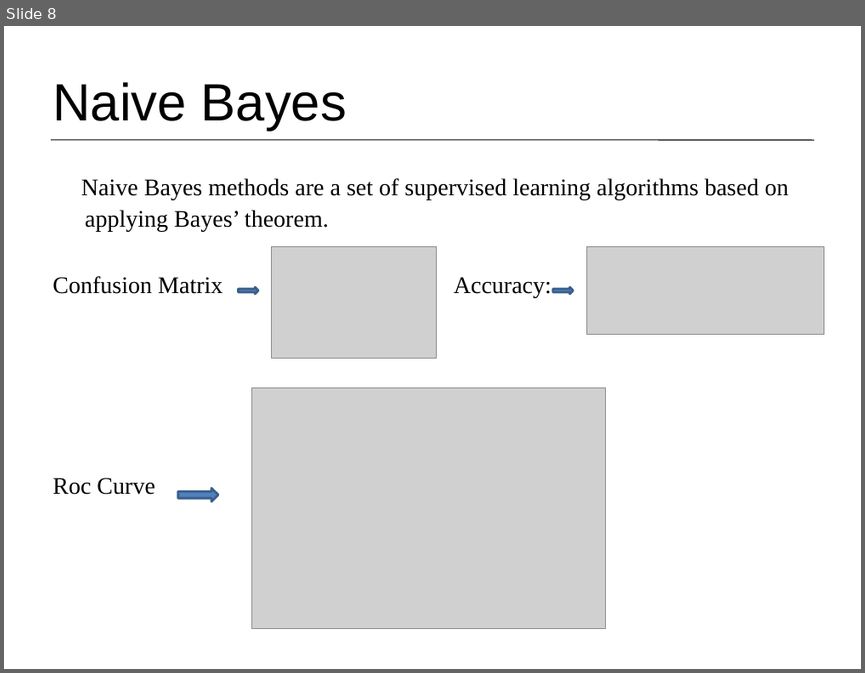
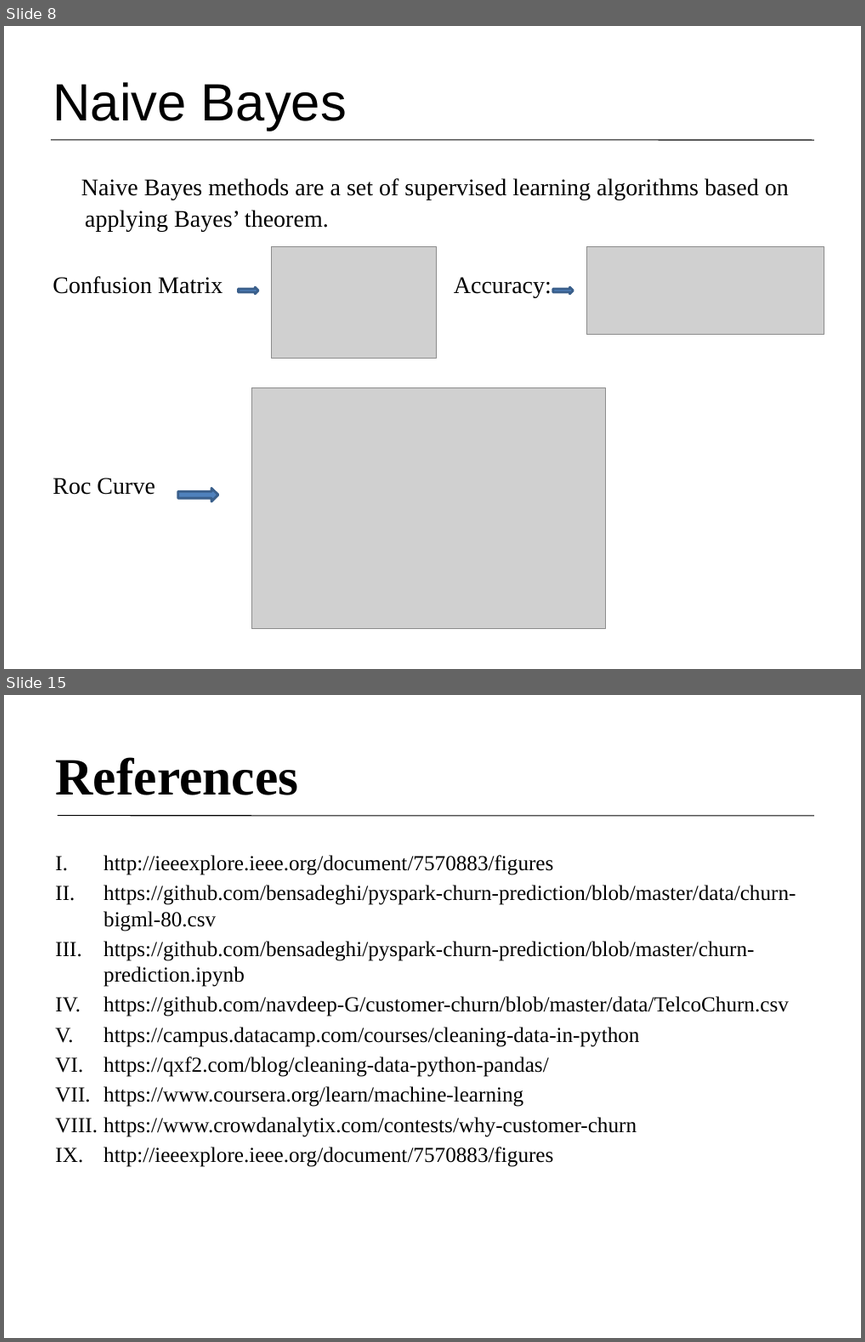
Before and after one commit to Customer-Churn-Prediction/Project-Machine-Learning, a slide deck: Customer Churn Prediction In Telecom Industry.pptx. Shown one above the other, each under a label of ours: slide 8 before the commit, slides 8 and 15 after it; the slides between them are not shown. The pictures are 865x673 and 865x1342 pixels, drawn with LibreOffice and Linux fonts; fonts in the diff are those of the drawing; grey boxes stand for pictures. Boxes give left, top, right and bottom in pixels: in the first picture for what was removed or moved away, otherwise in the second. Text is boxed around its words. In the diff, an @@ line names an element or a change of style, - is before the commit and + after.

```diff
--- a/Customer Churn Prediction In Telecom Industry.pptx
+++ b/Customer Churn Prediction In Telecom Industry.pptx
@@ slide 15 added at (x1=4, y1=695, x2=861, y2=1338), background #FFFFFF @@
@@ title added at (x1=55, y1=757, x2=298, y2=795), 44 pt, text #000000, bold @@
+References
@@ line added from (57, 816) to (814, 816), #000000 0.75 pt @@
@@ text added at (x1=103, y1=855, x2=795, y2=1167), 18 pt, text #000000 @@
+I. http://ieeexplore.ieee.org/document/7570883/figures
+II. https://github.com/bensadeghi/pyspark-churn-prediction/blob/master/data/churn-bigml-80.csv
+III. https://github.com/bensadeghi/pyspark-churn-prediction/blob/master/churn-prediction.ipynb
+IV. https://github.com/navdeep-G/customer-churn/blob/master/data/TelcoChurn.csv
+V. https://campus.datacamp.com/courses/cleaning-data-in-python
+VI. https://qxf2.com/blog/cleaning-data-python-pandas/
+VII. https://www.coursera.org/learn/machine-learning
+VIII. https://www.crowdanalytix.com/contests/why-customer-churn
+IX. http://ieeexplore.ieee.org/document/7570883/figures
```
Also in this commit, not shown: 3 slides changed, 8 other slides added, 1 slide removed.
